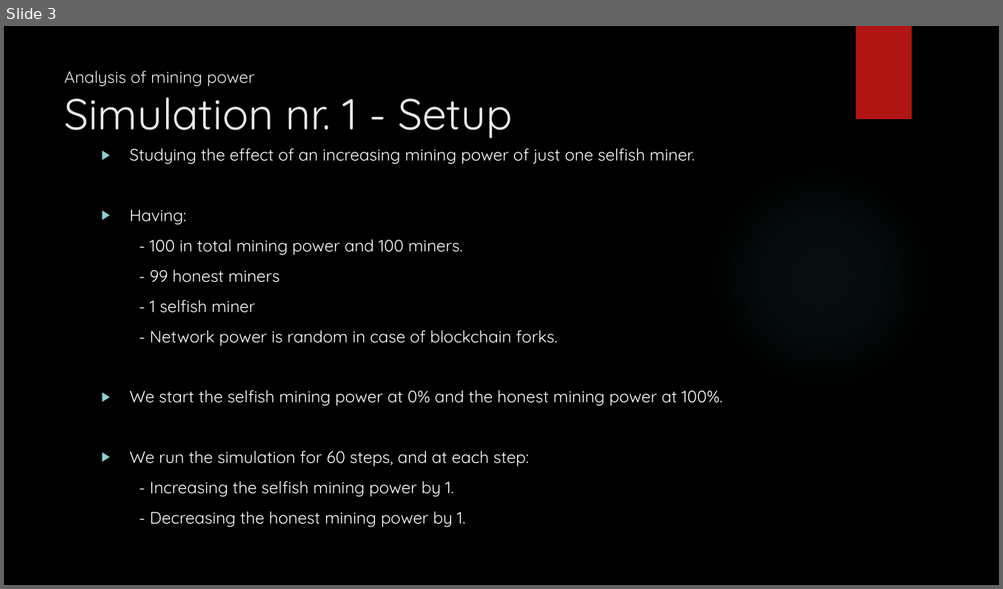
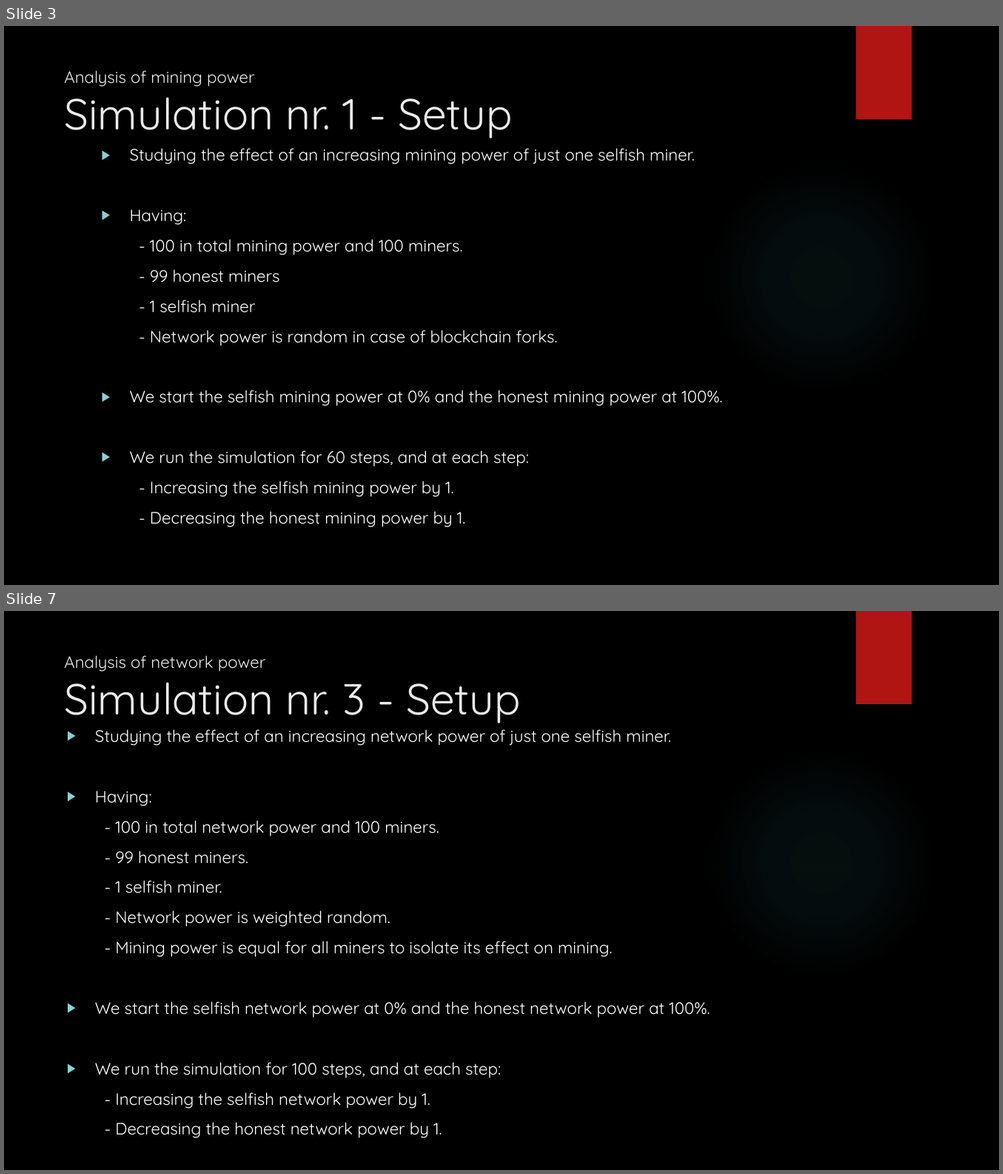
Before and after one commit to MohammedGuniem/Selfish-GHOST-and-Stubborn-Mining, a slide deck: Selfish, Stubborn & GHOST Mining.pptx. Shown one above the other, each under a label of ours: slide 3 before the commit, slides 3 and 7 after it; the slides between them are not shown. The pictures are 1003x589 and 1003x1174 pixels, drawn with LibreOffice and Linux fonts; fonts in the diff are those of the drawing; background and template pictures are left out. Boxes give left, top, right and bottom in pixels: in the first picture for what was removed or moved away, otherwise in the second. Text is boxed around its words. In the diff, an @@ line names an element or a change of style, - is before the commit and + after.

Commit message:
Sim. 1 to 5 are done, remaining stabburn mining
Test is ok

```diff
--- a/Selfish, Stubborn & GHOST Mining.pptx
+++ b/Selfish, Stubborn & GHOST Mining.pptx
@@ slide 7 added at [4,611,999,1170], background picture (left out); not listed: 2 template elements that a slide beside it also shows @@
@@ title added at [64,655,521,723], 16 pt, text #EBEBEB @@
+Analysis of network power
+Simulation nr. 3 - Setup
@@ text added at [95,729,709,1139], 16 pt, text #FFFFFF @@
+▶ Studying the effect of an increasing network power of just one selfish miner.
+▶ Having:
+- 100 in total network power and 100 miners.
+- 99 honest miners.
+- 1 selfish miner.
+- Network power is weighted random.
+- Mining power is equal for all miners to isolate its effect on mining.
+▶ We start the selfish network power at 0% and the honest network power at 100%.
+▶ We run the simulation for 100 steps, and at each step:
+- Increasing the selfish network power by 1.
+- Decreasing the honest network power by 1.
```
Also in this commit, not shown: 3 slides changed, 5 other slides added, 8 other files.
